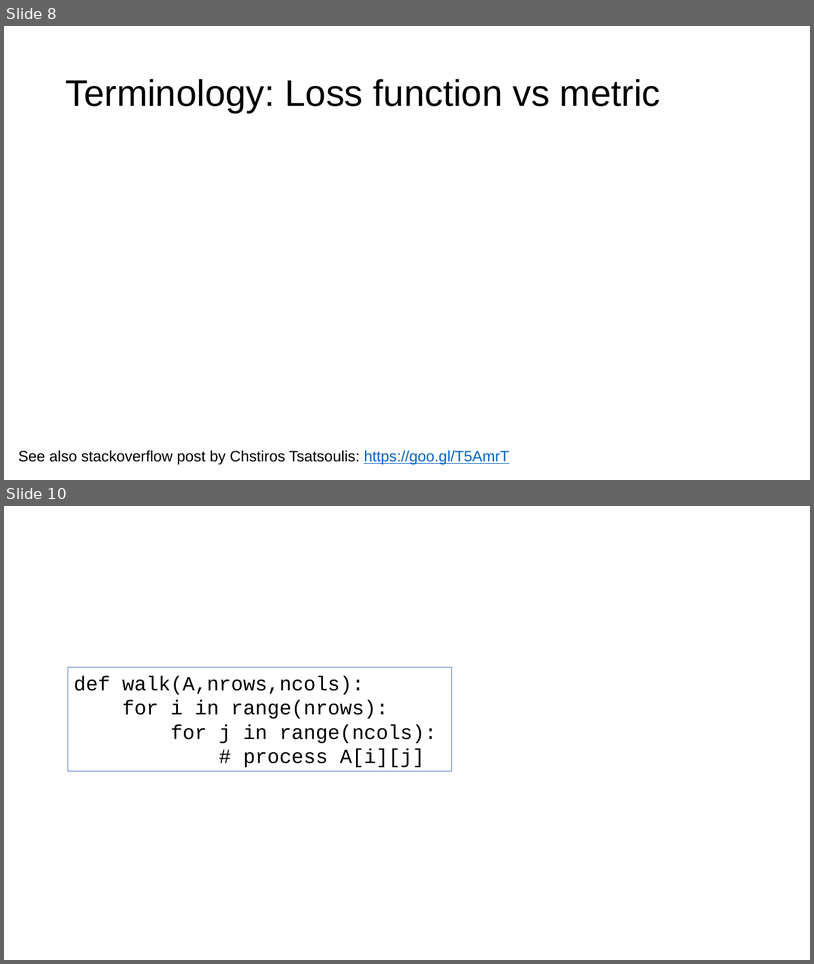
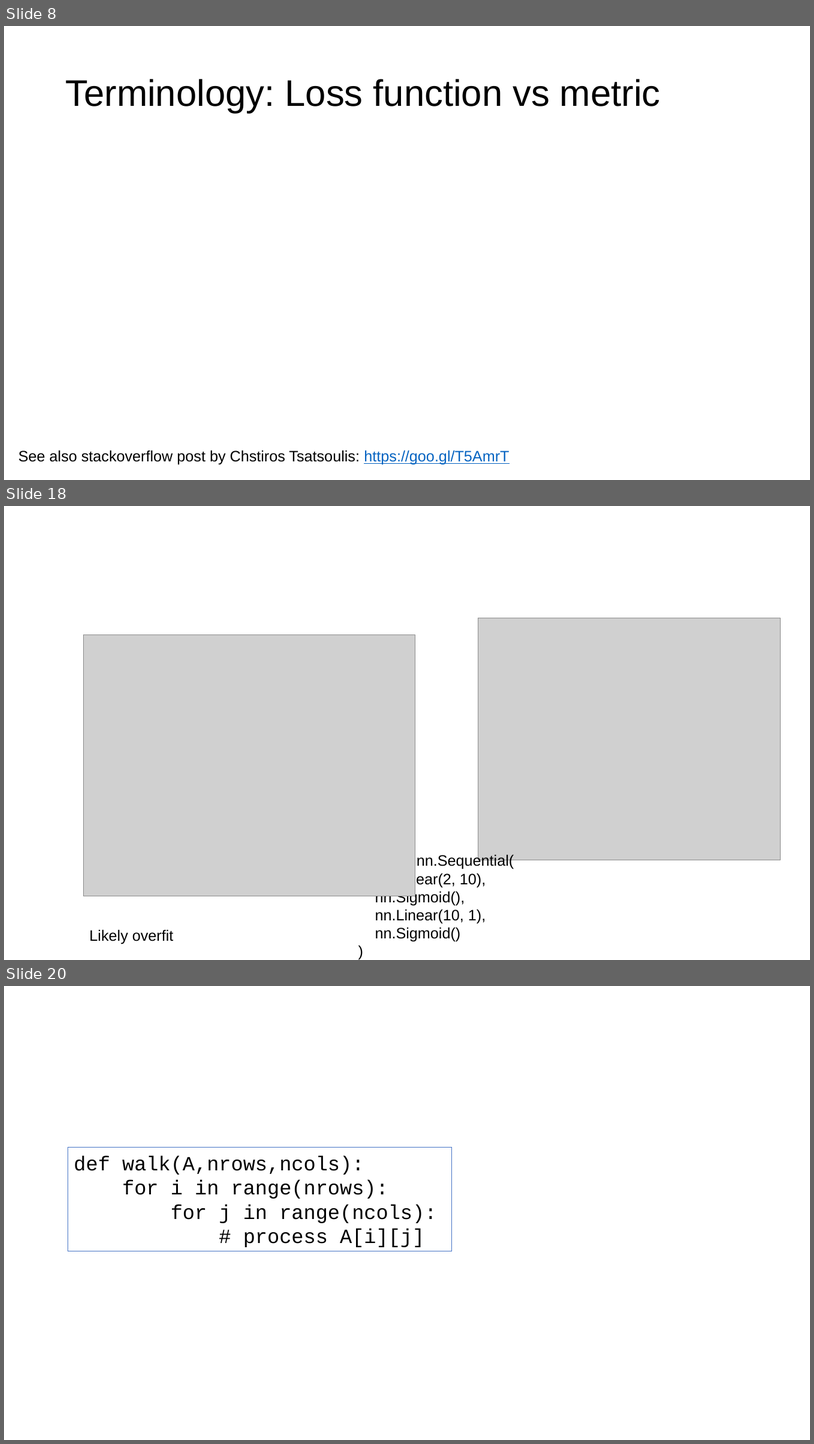
Before and after one commit to parrt/fundamentals-of-deep-learning, a slide deck: lectures/intro.pptx. Shown one above the other, each under a label of ours: slides 8 and 10 before the commit, slides 8, 18 and 20 after it; the slides between them are not shown. The pictures are 814x964 and 814x1444 pixels, drawn with LibreOffice and Linux fonts; fonts in the diff are those of the drawing; grey boxes stand for pictures; background and template pictures are left out. Boxes give left, top, right and bottom in pixels: in the first picture for what was removed or moved away, otherwise in the second. Text is boxed around its words. In the diff, an @@ line names an element or a change of style, - is before the commit and + after.

```diff
--- a/lectures/intro.pptx
+++ b/lectures/intro.pptx
@@ slide 18 added at (x1=4, y1=506, x2=810, y2=960), background #FFFFFF @@
@@ picture added at (x1=478, y1=618, x2=781, y2=860) @@
@@ picture added at (x1=84, y1=635, x2=416, y2=896) @@
@@ text added at (x1=375, y1=853, x2=514, y2=942), 18 pt, text #000000 @@
+model = nn.Sequential(
+nn.Linear(2, 10),
+nn.Sigmoid(),
+nn.Linear(10, 1),
+nn.Sigmoid()
+)
@@ text added at (x1=89, y1=929, x2=174, y2=943), 18 pt, text #000000 @@
+Likely overfit
@@ what was slide 10 is now slide 20 @@
```
Also in this commit, not shown: 3 slides changed, 9 other slides added, 5 other files.
